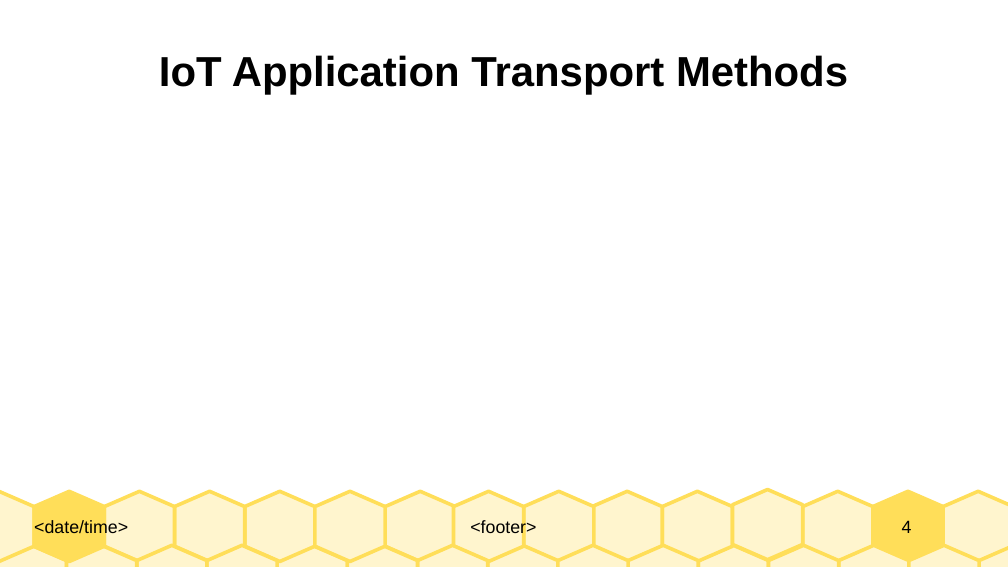
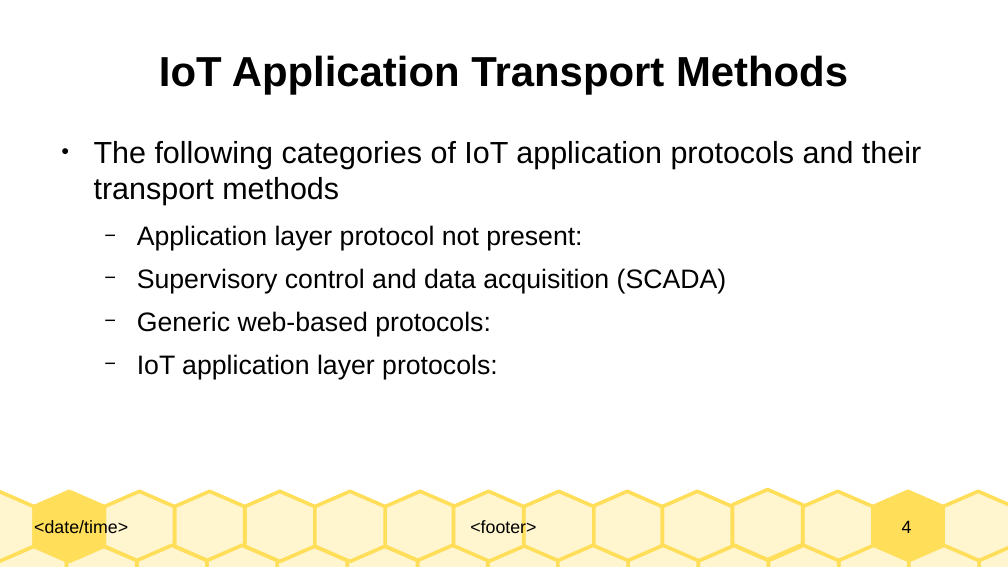
Before and after one commit to Dihfahsih1/Masters-Software-Engineering, a slide deck: slide 4 of yr-sem1/IoT/chapter-6-slides.odp. Drawn at 1008x567 pixels with LibreOffice and Linux fonts; fonts in the diff are those of the drawing. Boxes give left, top, right and bottom in pixels: in the first picture for what was removed or moved away, otherwise in the second. Text is boxed around its words. In the diff, an @@ line names an element or a change of style, - is before the commit and + after.

```diff
--- a/yr-sem1/IoT/chapter-6-slides.odp
+++ b/yr-sem1/IoT/chapter-6-slides.odp
@@ text added at (x1=94, y1=141, x2=921, y2=379), 21 pt, text #000000 @@
+● The following categories of IoT application protocols and their transport methods
+  − Application layer protocol not present:
+  − Supervisory control and data acquisition (SCADA)
+  − Generic web-based protocols:
+  − IoT application layer protocols:
```
Also in this commit, not shown: 3 slides added, 2 other files.
